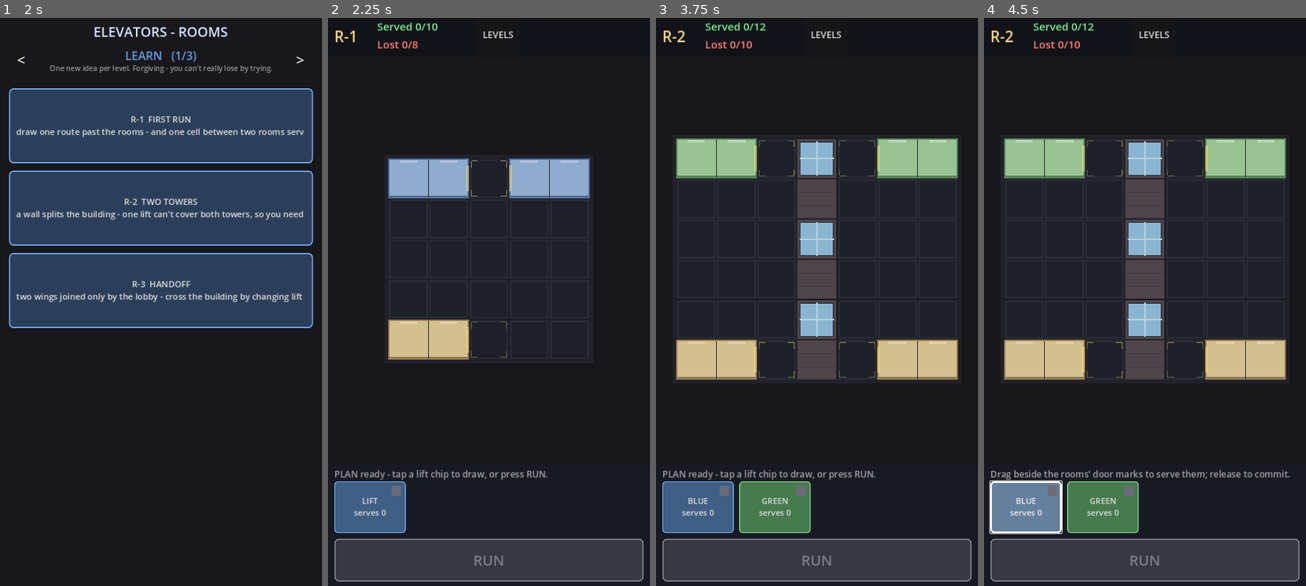
Above: before the commit, frames 1-4 (left to right).
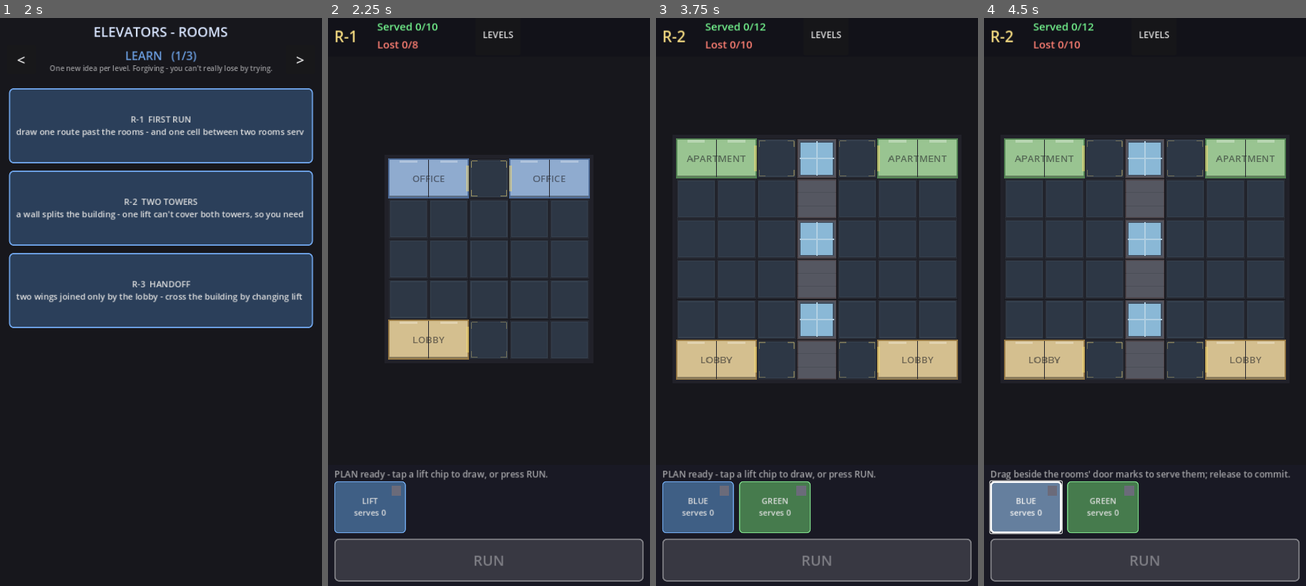
Above: after the commit, the same moments.

Repository: AlexEltonPym/elevator_game
Game: Godot game, scene res://scenes/v5_select.tscn
The game is run twice, just before and just after one commit, with the same random seed, the same clock (stepped at 60 frames per second) and the same inputs.
Inputs:
- Up to frame 1 (2 s): click "<" at 0.5 s; click ">" at 1.25 s
- Up to frame 2 (2.25 s): click "R-1 FIRST RUN draw one route …" at 2 s
- Up to frame 3 (3.75 s): click "LEVELS" at 2.75 s; click "R-2 TWO TOWERS a wall splits …" at 3.5 s
- Up to frame 4 (4.5 s): click "BLUE serves 0" at 4.25 s

Frame 1 is identical in both runs. In frame 2, 14% of the frame differs, in the area x 19-81%, y 25-60%; in frame 3, 21%, in the area x 6-94%, y 21-64%; in frame 4, 21%.

Commit message:
Grid: room type text labels + subtler overlap viz (mark only shareable tiles)
- Draw each room's TYPE as a faint background label (temporary readability aid until
  furniture + shape carry identity).
- Flip the overlap-cap viz: disjoint tiles (the default in a numberlink level) now
  render BLANK; only SHAREABLE tiles (cap >= 4, i.e. >=2 width-2 lifts may double up,
  e.g. a shared dropoff) get a subtle blue tint + capacity pips. Much calmer when a
  whole field is capped for disjoint routing.

Render-only: FINGERPRINT5-ALL 795467658 unchanged, V5 SMOKE ALL PASS.

Co-Authored-By: Claude Opus 4.8 <noreply@anthropic.com>

Diff:
--- a/scripts/v5/grid5.gd
+++ b/scripts/v5/grid5.gd
@@ -551,8 +551,10 @@
 				draw_rect(rect, Color(0.155, 0.165, 0.20))
 				draw_rect(rect.grow(-5.0), Color(0.115, 0.125, 0.16))
 				draw_rect(rect, Color(0, 0, 0, 0.18), false, 1.0)
-			if Grid5.is_overlap_capped(c):
-				draw_rect(rect, Color(0.86, 0.72, 0.34, 0.5), false, 2.0)
+			# Disjoint tiles are the DEFAULT and render blank; only SHAREABLE tiles (cap
+			# lets >= 2 width-2 lifts overlap) get a subtle "you may double up here" tint.
+			if Grid5.overlap_cap(c) >= 4:
+				draw_rect(rect.grow(-3.0), Color(0.55, 0.78, 0.95, 0.14))
 	for id in Grid5._rooms.size():
 		_draw_room(id)
 	if game == null:
@@ -741,7 +743,12 @@
 						Vector2(ow, rect.size.y))]]:
 			if Grid5.room_id_at(c + e[0]) != id:
 				draw_rect(e[1], ocol)
-	# (Room letters removed: a room's identity reads off its COLOUR + furniture, not text.)
+	# Background TYPE LABEL (temporary readability aid — later the furniture + shape carry
+	# the identity). Faint, centred across the room's footprint.
+	var lrect: Rect2 = rm.rect
+	draw_string(ThemeDB.fallback_font, lrect.position + Vector2(0.0, lrect.size.y * 0.5 + 8.0),
+			str(rm.type).to_upper(), HORIZONTAL_ALIGNMENT_CENTER, lrect.size.x, 22,
+			Color(0.12, 0.12, 0.14, 0.55))
 	# Pair badge: a filled disc in the pair colour with the pair NUMBER, in the room's
 	# top-left corner (away from the door mark) — the "endpoint marker" both rooms share.
 	if has_pair:
@@ -866,6 +873,8 @@
 func _draw_overlap_caps() -> void:
 	for c in Grid5._overlap_cap:
 		var cap: int = Grid5._overlap_cap[c]
+		if cap < 4:
+			continue # disjoint tiles (the default) show no capacity pips
 		var used := 0
 		var fill_col := Color(0.86, 0.72, 0.34)
 		for i in game.routes.size():
